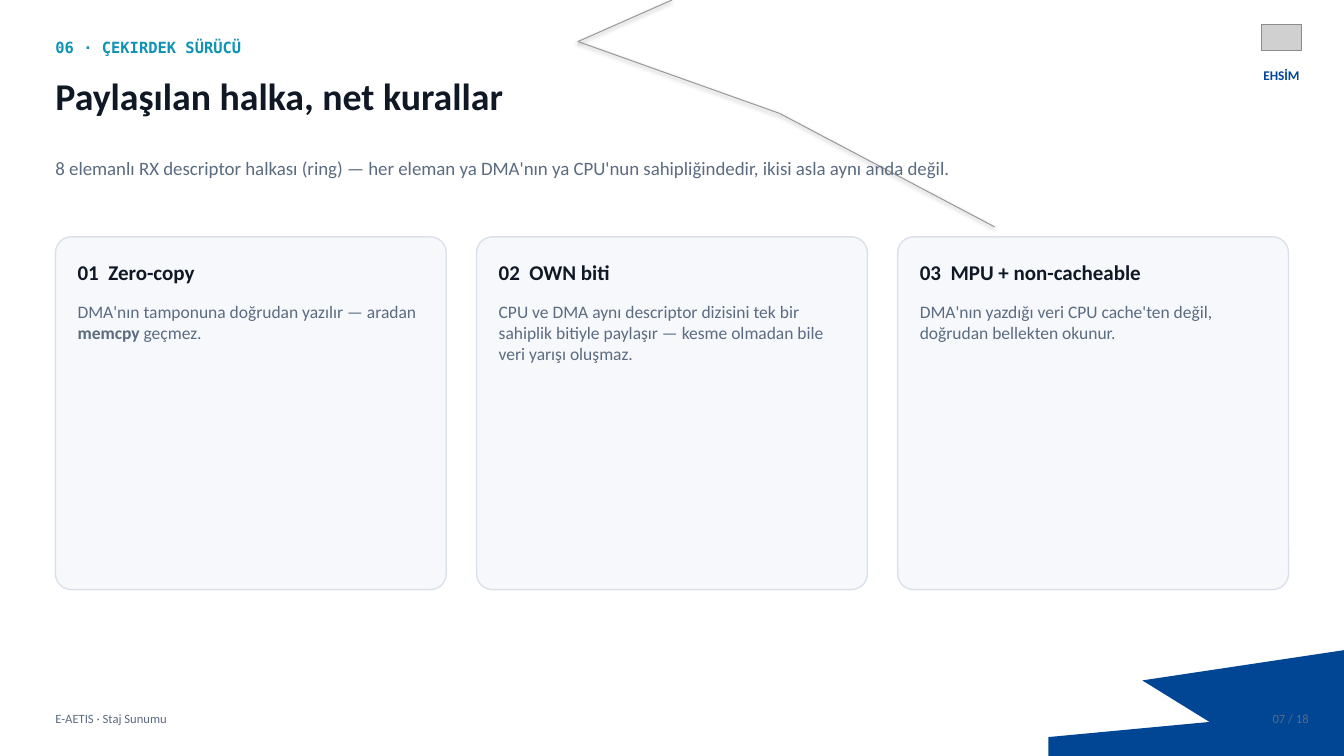
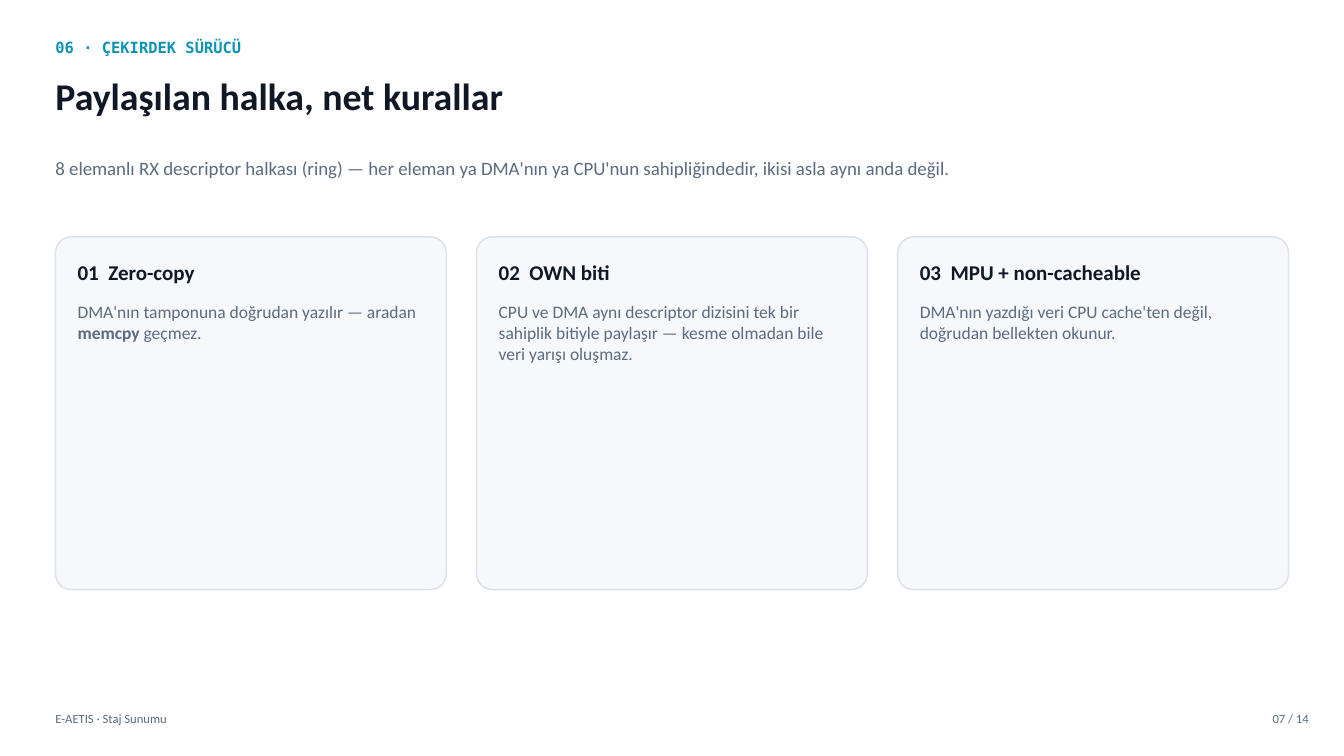
Before and after one commit to k4zmo55/ETH_BSP, a slide deck: slide 7 of sunum/EAETIS_Staj_Sunumu_Taslak.pptx. Drawn at 1344x756 pixels with LibreOffice and Linux fonts; fonts in the diff are those of the drawing; grey boxes stand for pictures; background and template pictures are left out. Boxes give left, top, right and bottom in pixels: in the first picture for what was removed or moved away, otherwise in the second. Text is boxed around its words. In the diff, an @@ line names an element or a change of style, - is before the commit and + after.

```diff
--- a/sunum/EAETIS_Staj_Sunumu_Taslak.pptx
+++ b/sunum/EAETIS_Staj_Sunumu_Taslak.pptx
@@ line removed from (673, 0) to (578, 41) @@
@@ picture removed at (1261,24,1302,50) @@
@@ line removed from (578, 41) to (779, 113) @@
@@ text removed at (1263,69,1299,80) @@
-EHSİM
@@ line removed from (779, 113) to (995, 227) @@
@@ freeform shape removed at (1049,650,1344,756) @@
@@ text at (1273,715,1309,723): text changed @@
-07 / 18
+07 / 14
```
Also in this commit, not shown: 12 other slides changed, 4 slides removed, 4 other files.
